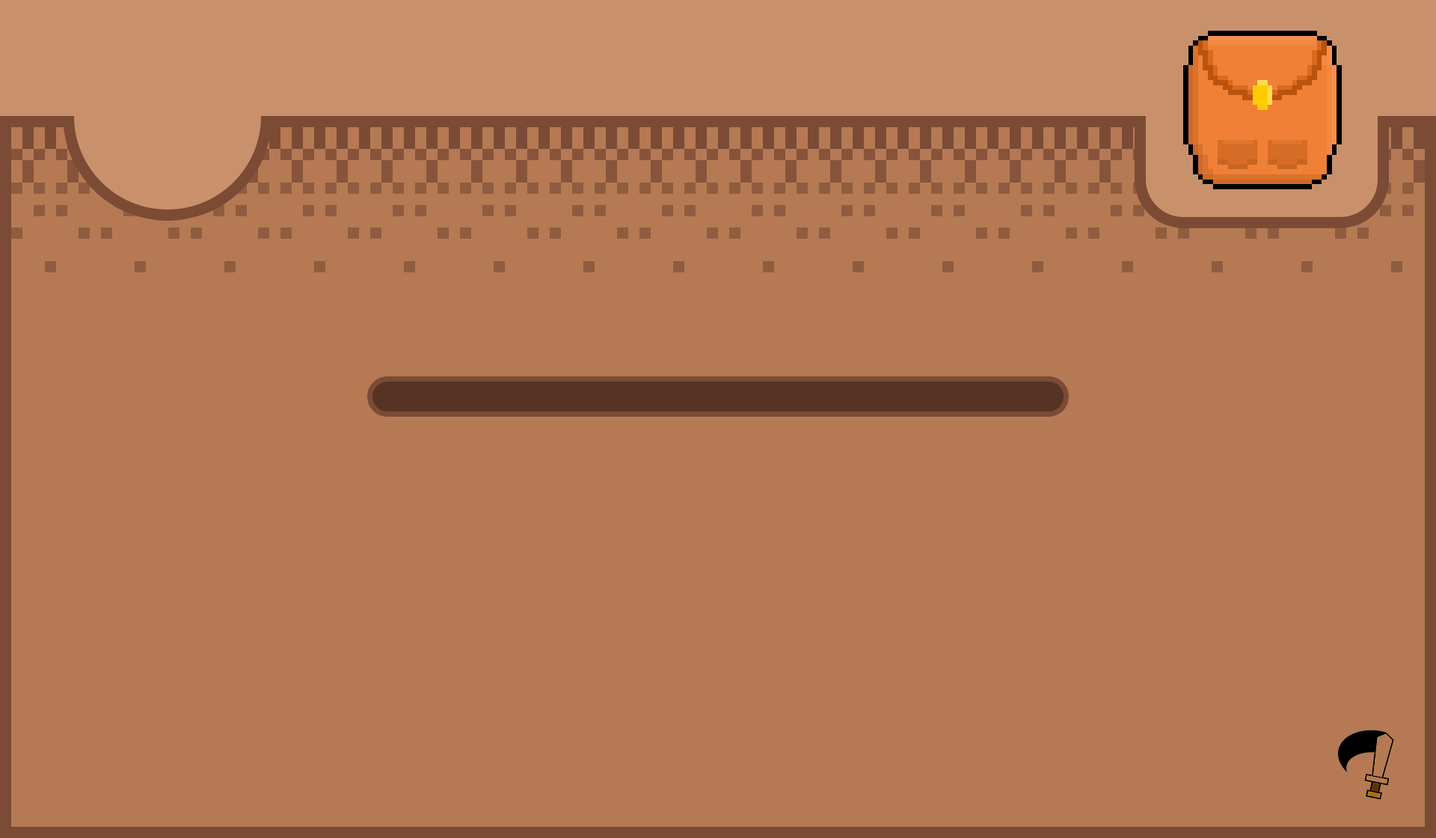
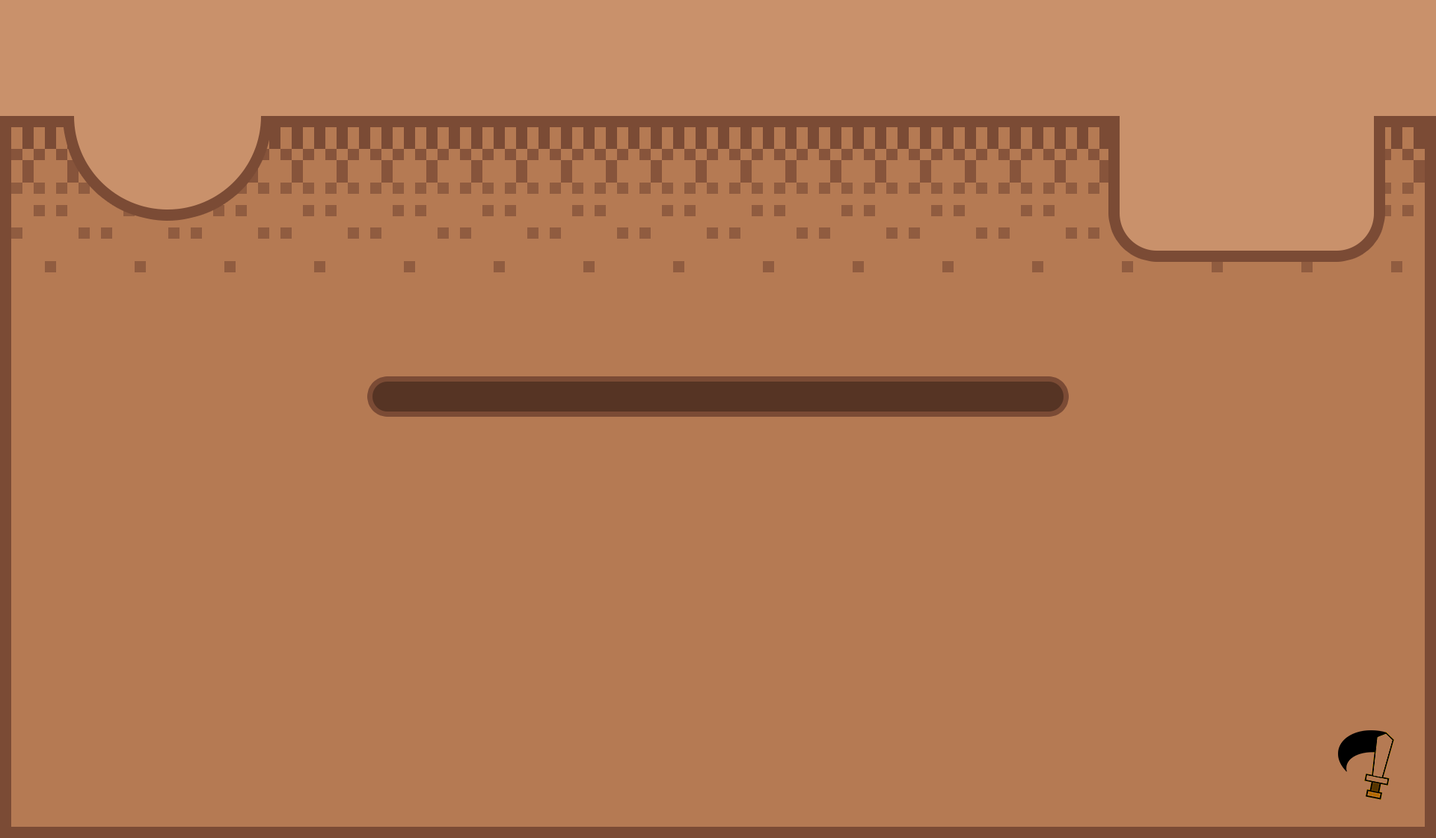
Comparing the layer stacks of the two w=1436, h=838 images. Changes:
removed layer "satchel" (1st of 2) over (1183, 30, 1343, 190)
renamed "satchel" to "storage unit", painted on it over (1119, 47, 1378, 251)
